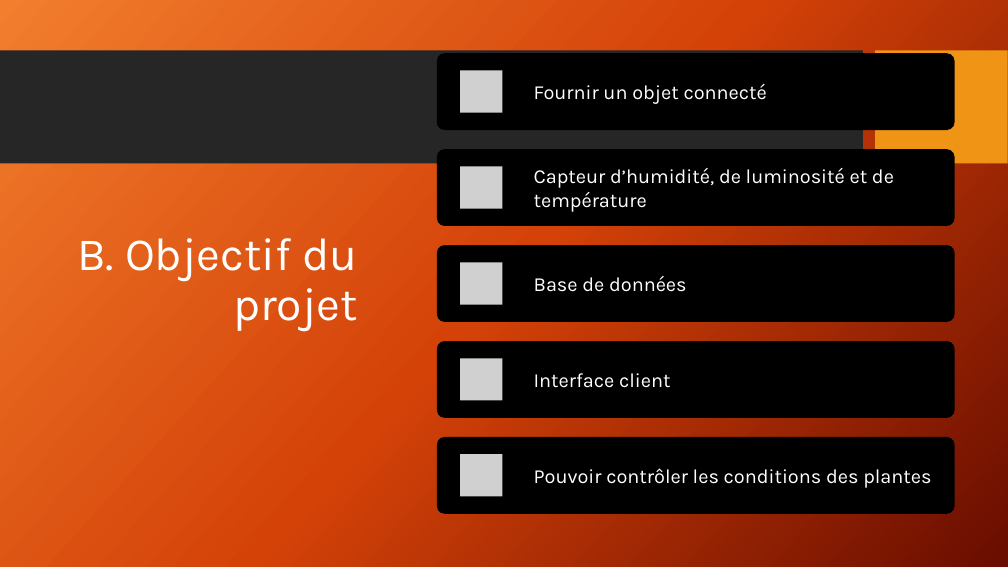
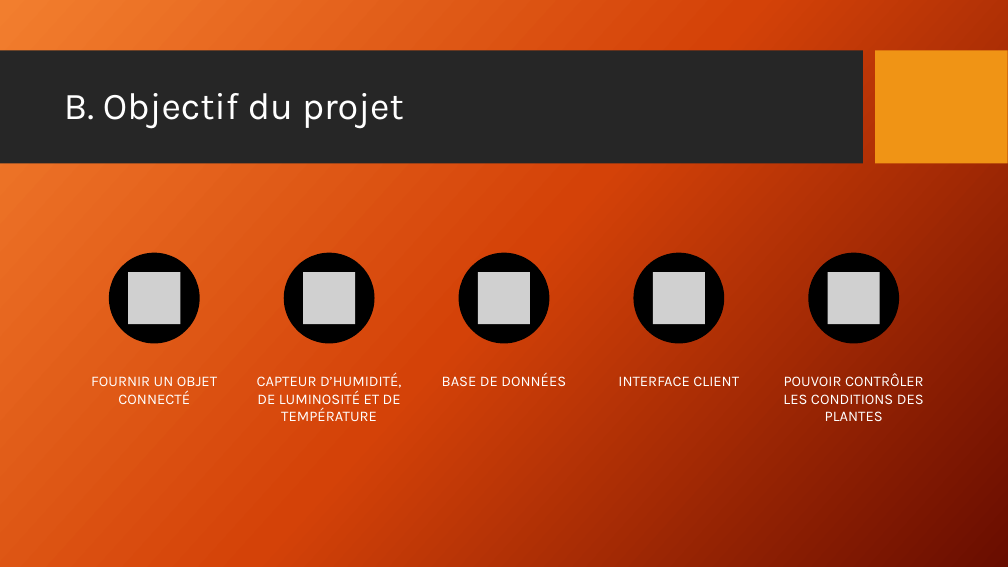
Before and after one commit to maximelarrieu/b1a_connected_plant, a slide deck: slide 4 of Dossier technique/Slides.pptx. Drawn at 1008x567 pixels with LibreOffice and Linux fonts; fonts in the diff are those of the drawing; grey boxes stand for pictures; background and template pictures are left out. Boxes give left, top, right and bottom in pixels: in the first picture for what was removed or moved away, otherwise in the second. Text is boxed around its words. In the diff, an @@ line names an element or a change of style, - is before the commit and + after.

```diff
--- a/Dossier technique/Slides.pptx
+++ b/Dossier technique/Slides.pptx
@@ title "B. Objectif du projet": place and size @@
-title "B. Objectif du projet" at (77,238,357,331)
+title "B. Objectif du projet" at (64,93,404,128)
@@ title "B. Objectif du projet" at (64,93,404,128): size 44 to 36 pt; alignment right to left @@
@@ picture: place and size @@
-picture at (461,262,503,305)
+picture at (478,272,530,324)
@@ group added at (109,253,899,343): 5 ellipses, 4 pictures @@
@@ text at (91,376,217,404): text changed; size 19 to 14 pt @@
-Fournir un objet connecté
+FOURNIR UN OBJET CONNECTÉ
@@ text at (257,372,401,421): text changed; size 19 to 14 pt @@
-Capteur d’humidité, de luminosité et de température
+CAPTEUR D’HUMIDITÉ, DE LUMINOSITÉ ET DE TEMPÉRATURE
@@ vertical alignment middle to top in 5 elements at (618,376,739,386), (783,373,924,421), (91,376,217,404), (257,372,401,421), (442,372,566,386) @@
@@ text at (442,372,566,386): text changed; size 19 to 14 pt @@
-Base de données
+BASE DE DONNÉES
@@ text at (618,376,739,386): text changed; size 19 to 14 pt @@
-Interface client
+INTERFACE CLIENT
@@ text at (783,373,924,421): text changed; size 19 to 14 pt @@
-Pouvoir contrôler les conditions des plantes
+POUVOIR CONTRÔLER LES CONDITIONS DES PLANTES
@@ group removed at (437,53,955,514): 5 rounded rectangles, 4 pictures @@
```
Also in this commit, not shown: 6 other slides changed, 1 slide added.
